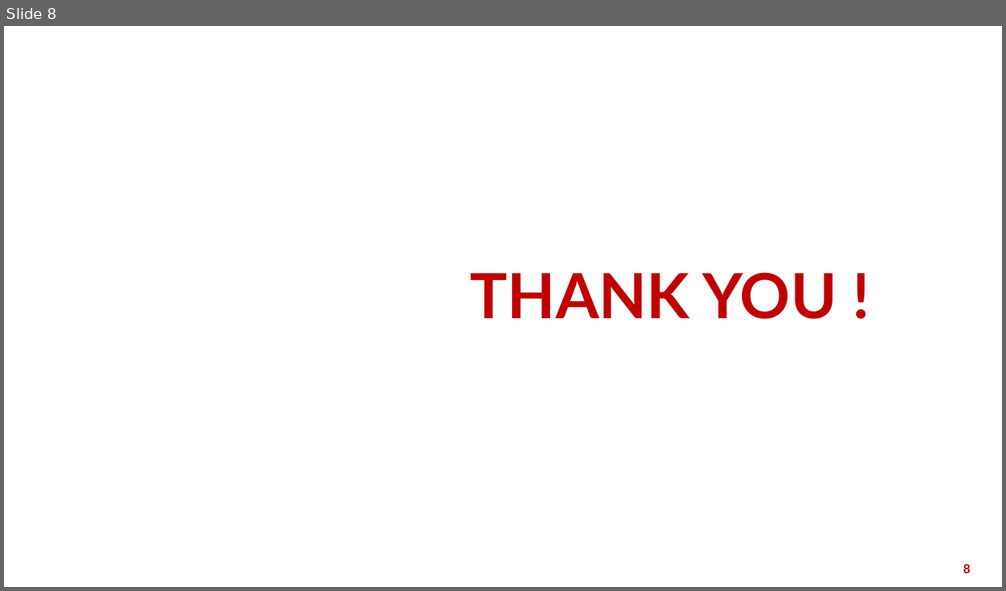
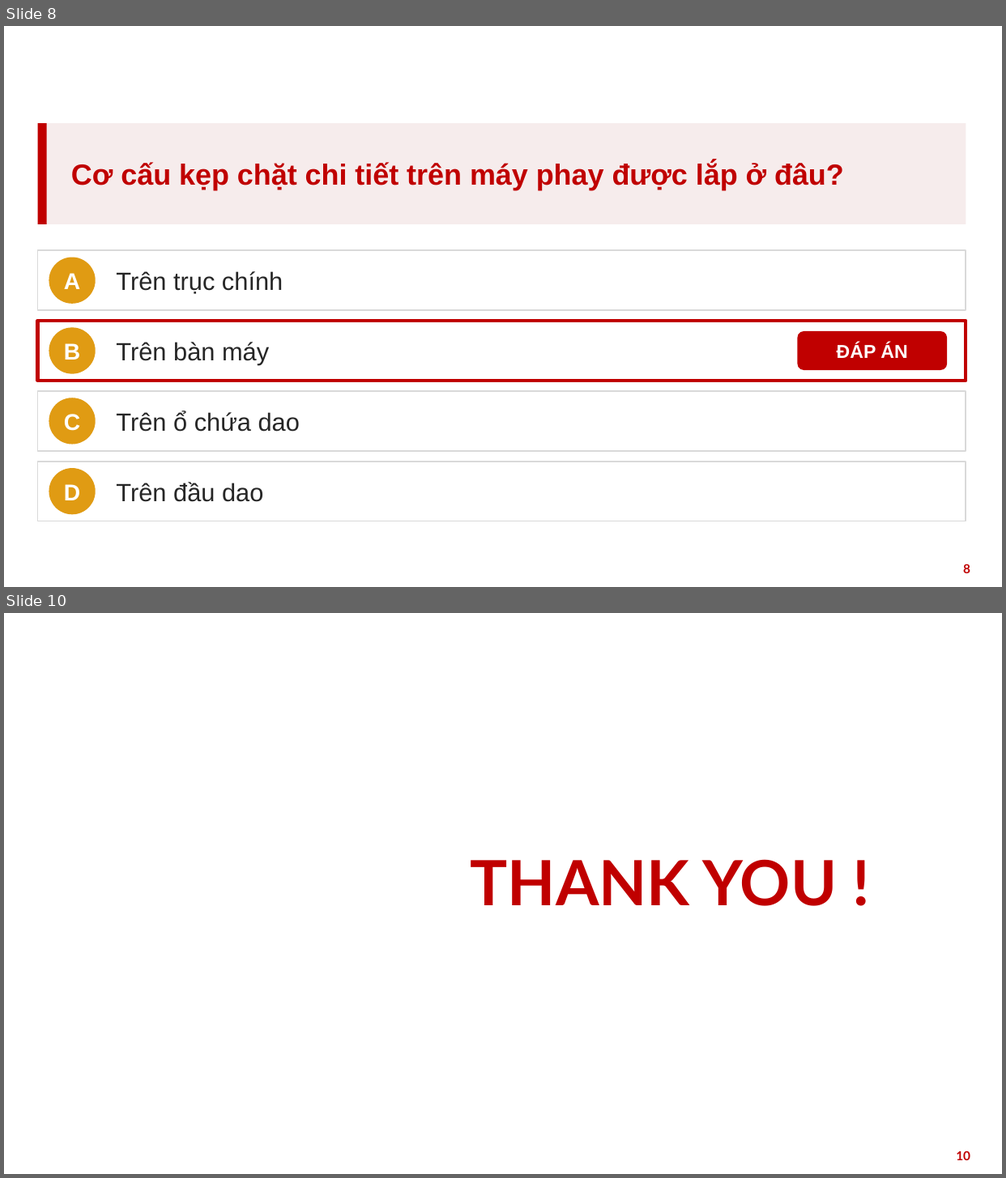
Before and after one commit to vinhdo281/CNC, a slide deck: Slide_Ga_kep_CNC.pptx. Shown one above the other, each under a label of ours: slide 8 before the commit, slides 8 and 10 after it; the slides between them are not shown. The pictures are 1006x591 and 1006x1178 pixels, drawn with LibreOffice and Linux fonts; fonts in the diff are those of the drawing; background and template pictures are left out. Boxes give left, top, right and bottom in pixels: in the first picture for what was removed or moved away, otherwise in the second. Text is boxed around its words. In the diff, an @@ line names an element or a change of style, - is before the commit and + after.

```diff
--- a/Slide_Ga_kep_CNC.pptx
+++ b/Slide_Ga_kep_CNC.pptx
@@ slide 8 added at [4,26,1002,587], background picture (left out) @@
@@ title added at [32,35,974,71], 26 pt, text #FFFFFF, bold @@
+Câu hỏi 1
@@ rectangle added at [38,123,966,224], fill #F6ECEC @@
@@ rectangle added at [38,123,47,224], fill #C00000 @@
@@ text added at [71,162,844,190], 28 pt, text #C00000, bold @@
+Cơ cấu kẹp chặt chi tiết trên máy phay được lắp ở đâu?
@@ rectangle added at [38,250,966,310], outline #D9D9D9 1.25 pt @@
@@ ellipse added at [49,258,96,304], fill #E09B13, 22 pt, text #FFFFFF, bold @@
+A
@@ text added at [116,271,283,294], 24 pt, text #262626 @@
+Trên trục chính
@@ rectangle added at [38,321,966,381], outline #D9D9D9 1.25 pt @@
@@ rectangle added at [38,321,966,381], outline #C00000 3.5 pt @@
@@ ellipse added at [49,327,96,374], fill #E09B13, 22 pt, text #FFFFFF, bold @@
+B
@@ rounded rectangle added at [798,331,948,370], fill #C00000, 18 pt, text #FFFFFF, bold @@
+ĐÁP ÁN
@@ text added at [116,342,269,365], 24 pt, text #262626 @@
+Trên bàn máy
@@ rectangle added at [38,391,966,451], outline #D9D9D9 1.25 pt @@
@@ ellipse added at [49,398,96,445], fill #E09B13, 22 pt, text #FFFFFF, bold @@
+C
@@ text added at [116,411,300,432], 24 pt, text #262626 @@
+Trên ổ chứa dao
@@ rectangle added at [38,462,966,522], outline #D9D9D9 1.25 pt @@
@@ ellipse added at [49,468,96,515], fill #E09B13, 22 pt, text #FFFFFF, bold @@
+D
@@ text added at [116,482,263,502], 24 pt, text #262626 @@
+Trên đầu dao
@@ page number added at [963,564,970,574], 12 pt, text #C00000, bold @@
+8
@@ what was slide 8 is now slide 10 @@
@@ page number at [956,1151,970,1161]: text changed @@
-8
+10
```
Also in this commit, not shown: 3 slides changed, 1 other slide added, 5 other files.
